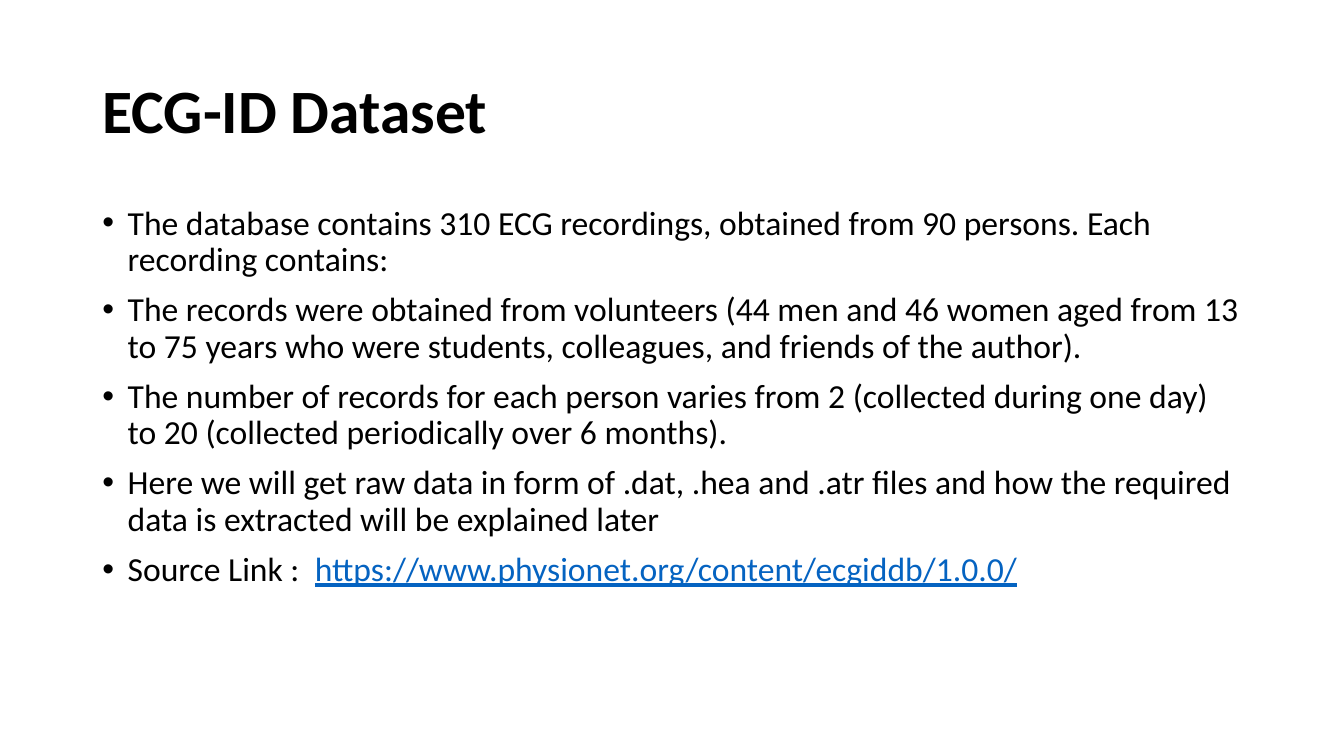
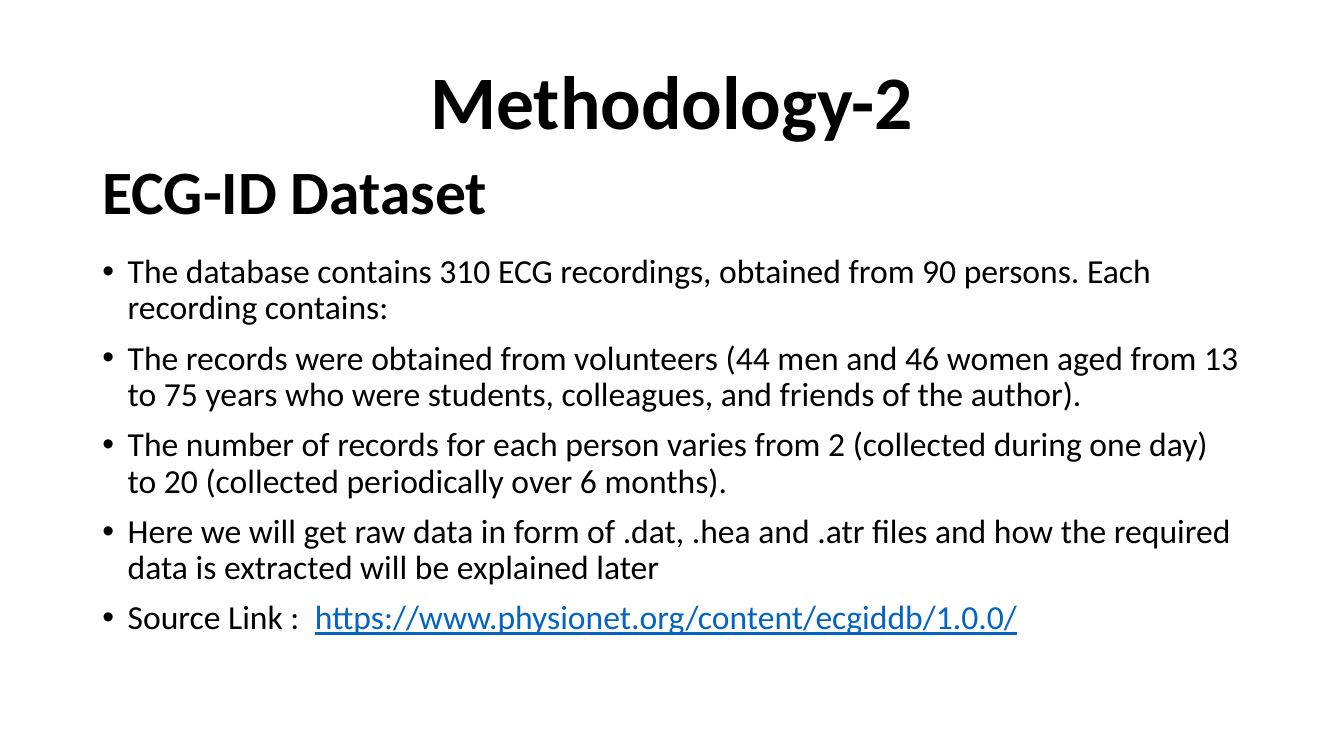
Before and after one commit to uma0441/TwoFactorAuthentication, a slide deck: slide 16 of Mid Term (1).pptx. Drawn at 1344x756 pixels with LibreOffice and Linux fonts; fonts in the diff are those of the drawing. Boxes give left, top, right and bottom in pixels: in the first picture for what was removed or moved away, otherwise in the second. Text is boxed around its words. In the diff, an @@ line names an element or a change of style, - is before the commit and + after.

```diff
--- a/Mid Term (1).pptx
+++ b/Mid Term (1).pptx
@@ text added at [430, 76, 913, 142], 54 pt, text #000000, bold @@
+Methodology-2
@@ title "ECG-ID Dataset": place and size @@
-title "ECG-ID Dataset" at [102, 92, 487, 134]
+title "ECG-ID Dataset" at [102, 173, 487, 215]
@@ text "The database contains 310 ECG ...": place and size @@
-text "The database contains 310 ECG ..." at [128, 211, 1238, 587]
+text "The database contains 310 ECG ..." at [128, 259, 1238, 635]
```
Also in this commit, not shown: 7 other slides changed, 1 slide added, 1 slide removed.
